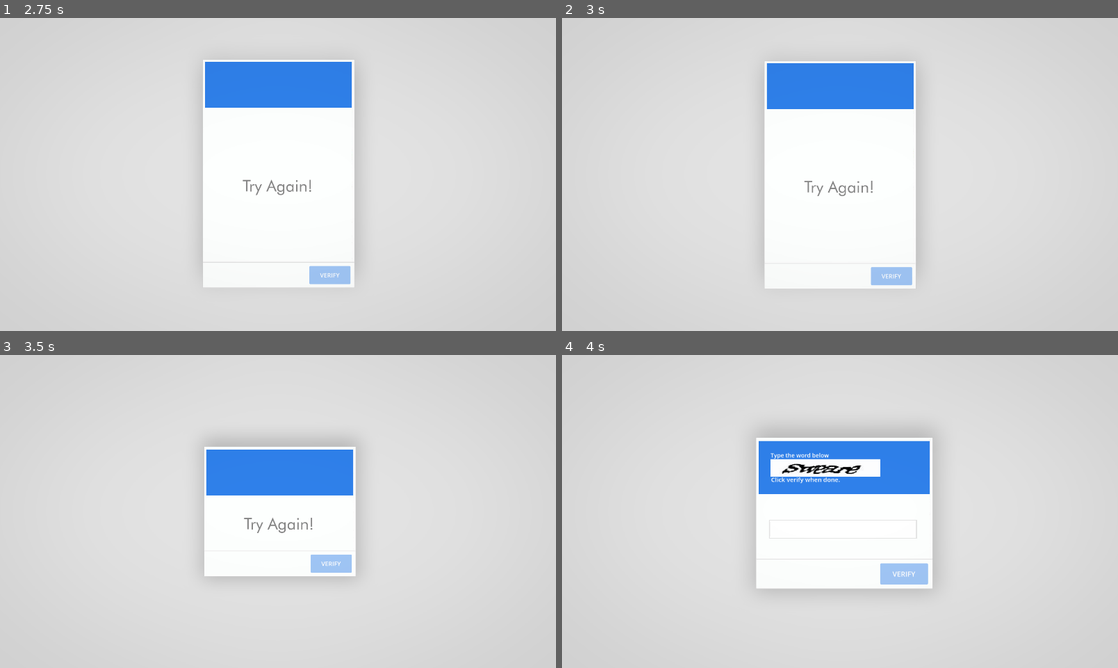
Above: before the commit, frames 1-4 (two rows, left to right).
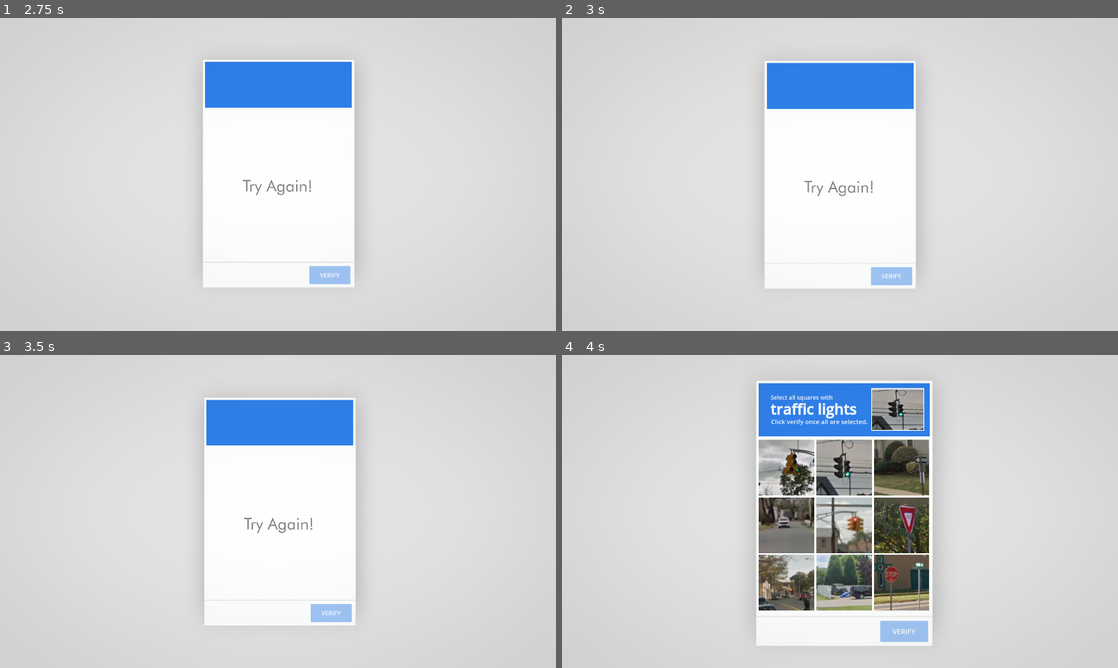
Above: after the commit, the same moments.

Repository: NonsenseNH/CaptchaWare
Game: Godot game, scene res://scenes/Main.tscn
Same seed, same stepped clock (60 frames per second), same inputs: the game is played once before the commit and once after it. Sound files missing from this copy of the repository are replaced by a short silence.
Inputs (mouse positions are in pixels of both pictures, inside the frame that each line leads up to):
- Up to frame 1 (2.75 s): click (183, 174) at 0.5 s; tap Enter at 1.25 s; move the mouse to (250, 237) at 1.27 s; press the mouse at (250, 237) at 1.28 s; hold D (right) 1.28-2 s; release the mouse at (250, 237) at 2 s; click "VERIFY" at 2 s
- Up to frame 2 (3 s): tap Space at 2.75 s; drag from (1006, 221) to (812, 237) at 2.77 s
- Up to frame 3 (3.5 s): no input
- Up to frame 4 (4 s): move the mouse to (673, 464) at 3.52 s; press the mouse at (673, 464) at 3.53 s; hold A (left) from 3.53 s (still down)

Frame 1 is identical in both runs. In frame 2, 0.1% of the frame differs, in the area x 36-64%, y 14-30%; in frame 3, 13%; in frame 4, 25%, in the area x 34-67%, y 8-93%.

Commit message:
some tweaks to the pool

Diff:
--- a/scripts/gameplay.gd
+++ b/scripts/gameplay.gd
@@ -106,8 +106,6 @@
 	for game in game_name_list:
 		resource_preloader.add_resource(game.replace(".tscn", ""), load("res://microgames/" + game))
 
-	print_debug(resource_preloader.get_resource_list())
-
 func start_game() -> void:
 	intro_sequence = true
 
@@ -147,9 +145,10 @@
 func get_game_pool(_pool_override : String = "") -> Array:
 	if cur_microgame_pool.to_lower() == "all" && _pool_override == "":
 		var cur_array := []
-		for i in microgame_pool_json:
-			cur_array.append_array(microgame_pool_json[i])
-
+
+		cur_array.append_array(resource_preloader.get_resource_list())
+
+		cur_array.shuffle()
 		return cur_array
 	else:
 		return microgame_pool_json[cur_microgame_pool if _pool_override == "" else _pool_override]
@@ -261,7 +260,7 @@
 	game_started = false
 
 func disconnect_prev_microgame_signals() -> void:
-	if prev_microgame == null: return
+	if prev_microgame == null || on_transition_complete.is_connected(prev_microgame.on_transition_complete): return
 	on_transition_complete.disconnect(prev_microgame.on_transition_complete)
 	prev_microgame.override_instruction_text.disconnect(override_instructions)
 	prev_microgame.set_camera_shake.disconnect(camera_shake)
@@ -426,16 +425,18 @@
 	if cur_microgame_pool_array.is_empty():
 		cur_microgame_pool_array = get_game_pool()
 
-	while (true):
-		cur_game_name = cur_microgame_pool_array[randi_range(0, cur_microgame_pool_array.size() - 1)]
-		if (cur_game_name == null || !(prev_microgame == null || cur_game_name != prev_microgame.name) && cur_microgame_pool_array.size() != 1): continue
-		break
+	cur_game_name = cur_microgame_pool_array[0]
 
 	cur_game = resource_preloader.get_resource(cur_game_name).instantiate()
 
 	cur_microgame_pool_array.erase(cur_game_name)
 
+	print_debug("Current Microgame Pool: " + str(cur_microgame_pool_array))
+	print_debug("Selected Microgame: " + cur_game_name)
+
 	return cur_game
+
+
 
 func get_microgame_data(force_game: String = "") -> void:
 	cur_microgame = get_microgame(force_game)
--- a/scripts/microgames/microgames.json
+++ b/scripts/microgames/microgames.json
@@ -1,10 +1,7 @@
 {
 	"normal" : [
 		"imagesCategory",
-		"imageLocation",
-		"puzzlePiece",
-		"typeCaptcha",
-		"mathCaptcha"
+		"imageLocation"
 	],
 	"absurd" :[
 		"doNothing",
